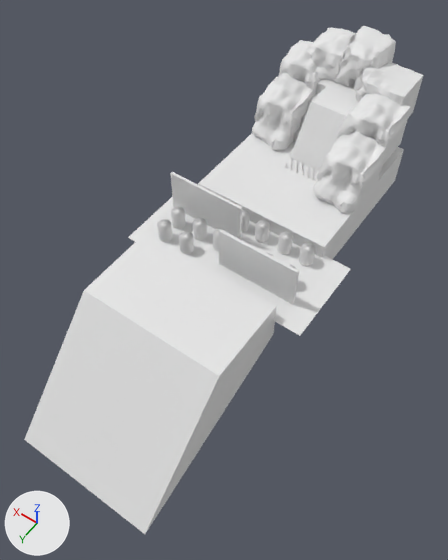
One commit to the Blender file homeisland.blend: the scene before it, then after it.
Rendered twice from a 50 mm lens placed at (-9.6, 22.6, 18.2), pointed at (0.3, 8.8, -3.4). The axes (+X, +Y, +Z) are drawn at lower left. The lights are the same throughout.
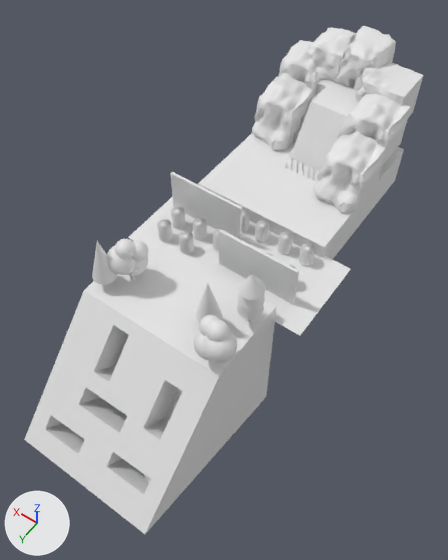
The change, as a diff of the scene's bpy script:
```diff
--- a/homeisland.blend.py
+++ b/homeisland.blend.py
@@ me_cube_013 @@
 # used by ob_cube_013; location = (0.18, 11.9, -2.3); scale = (3.28, 1.88, 1.0)
-me_cube_013.from_pydata(...)  # 8 vertices, 6 faces; spans x -1.0..1.0, y -1.0..3.6, z -4.07..1.0
+me_cube_013.from_pydata(...)  # 66 vertices, 52 faces; spans x -1.0..1.0, y -1.0..3.6, z -6.48..1.0
+# me_cube_013 part 1
+# 2 vertices are removed from x -1.0..1.0, y -1.0, z -1.0
+# 5 faces are deleted
+# 49 vertices are added at x -1.0..1.0, y -1.0..3.23, z -6.48..0.6
+# 6 new vertices lie (0.24, 0.0, 0.0) away from vertices in x -0.68..0.21, y -0.29..2.26, z -3.61..0.6
+# 5 new vertices lie (0.0, 0.19, 0.35) away from vertices in x -0.78..-0.2, y 2.64..2.91, z -3.46..-2.93
+# 51 new faces join them
@@ ob_cone_022 @@
+ob_cone_022 = bpy.data.objects.new('Cone.022', me_cone_017.copy())  # the mesh of ob_cone_017
+ob_cone_022.location = (-2.63, 11.17, 1.09)
+ob_cone_022.scale = (0.5, 0.5, 0.4)
@@ ob_cone_021 @@
+ob_cone_021 = bpy.data.objects.new('Cone.021', me_cone_017.copy())  # the mesh of ob_cone_017
+ob_cone_021.location = (-2.63, 11.17, 0.67)
+ob_cone_021.scale = (0.5, 0.5, 0.6)
@@ ob_cone_020 @@
+ob_cone_020 = bpy.data.objects.new('Cone.020', me_cone_017.copy())  # the mesh of ob_cone_017
+ob_cone_020.location = (-2.63, 11.17, 0.49)
+ob_cone_020.scale = (0.5, 0.5, 1.0)
@@ ob_sphere_007 @@
+ob_sphere_007 = bpy.data.objects.new('Sphere.007', me_sphere_007)  # a UV sphere (32 segments, 16 rings, poles along z) spanning x -1.0..1.0, y -1.0..1.0, z -1.0..1.0
+ob_sphere_007.location = (-2.83, 13.39, 0.0)
+ob_sphere_007.rotation_euler = (0.0, 0.0, 1.872)  # degrees (0, 0, 107)
+ob_sphere_007.scale = (0.6, 0.6, 0.6)
@@ ob_sphere_006 @@
+ob_sphere_006 = bpy.data.objects.new('Sphere.006', me_sphere_007.copy())
+ob_sphere_006.location = (-2.43, 13.35, -0.31)
+ob_sphere_006.rotation_euler = (0.0, 0.0, 1.872)  # degrees (0, 0, 107)
+ob_sphere_006.scale = (0.6, 0.6, 0.6)
@@ ob_sphere_005 @@
+ob_sphere_005 = bpy.data.objects.new('Sphere.005', me_sphere_007.copy())
+ob_sphere_005.location = (-2.26, 13.12, 0.33)
+ob_sphere_005.rotation_euler = (0.0, 0.0, 1.872)  # degrees (0, 0, 107)
+ob_sphere_005.scale = (0.4, 0.4, 0.4)
@@ ob_sphere_004 @@
+ob_sphere_004 = bpy.data.objects.new('Sphere.004', me_sphere_007.copy())
+ob_sphere_004.location = (-2.67, 13.27, 0.57)
+ob_sphere_004.rotation_euler = (0.0, 0.0, 1.872)  # degrees (0, 0, 107)
+ob_sphere_004.scale = (0.4, 0.4, 0.4)
@@ ob_cone_019 @@
+ob_cone_019 = bpy.data.objects.new('Cone.019', me_cone_017.copy())  # the mesh of ob_cone_017
+ob_cone_019.location = (2.95, 12.98, 0.27)
+ob_cone_019.scale = (0.5, 0.5, 1.0)
@@ ob_cylinder_016 @@
+ob_cylinder_016 = bpy.data.objects.new('Cylinder.016', me_cylinder_016)  # a 32-sided cylinder along z spanning x -1.0..1.0, y -1.0..1.0, z -1.0..1.0
+ob_cylinder_016.location = (2.97, 12.99, -0.56)
+ob_cylinder_016.scale = (0.1, 0.1, 1.0)
@@ ob_sphere_003 @@
+ob_sphere_003 = bpy.data.objects.new('Sphere.003', me_sphere_007.copy())
+ob_sphere_003.location = (2.28, 12.31, 0.57)
+ob_sphere_003.scale = (0.4, 0.4, 0.4)
@@ ob_sphere_002 @@
+ob_sphere_002 = bpy.data.objects.new('Sphere.002', me_sphere_007.copy())
+ob_sphere_002.location = (2.01, 11.96, 0.33)
+ob_sphere_002.scale = (0.4, 0.4, 0.4)
@@ ob_sphere_001 @@
+ob_sphere_001 = bpy.data.objects.new('Sphere.001', me_sphere_007.copy())
+ob_sphere_001.location = (2.28, 12.06, -0.31)
+ob_sphere_001.scale = (0.6, 0.6, 0.6)
@@ ob_sphere @@
+ob_sphere = bpy.data.objects.new('Sphere', me_sphere_007.copy())
+ob_sphere.location = (2.43, 12.42, 0.0)
+ob_sphere.scale = (0.6, 0.6, 0.6)
@@ ob_cone_018 @@
+ob_cone_018 = bpy.data.objects.new('Cone.018', me_cone_017.copy())  # the mesh of ob_cone_017
+ob_cone_018.location = (-1.5, 12.23, 0.27)
+ob_cone_018.scale = (0.5, 0.5, 1.0)
```

Location of each change, (x1, y1, x2, y2) in pixels of the pictures (448 x 560 px):
'Sphere.007', added: after (202, 331, 237, 363)
'Cone.019', added: after (92, 241, 118, 284)
'Cone.022', added: after (237, 274, 266, 300)
'Cone.018', added: after (195, 284, 222, 323)
'Sphere', added: after (107, 246, 136, 275)
'Sphere.004', added: after (206, 320, 229, 342)
'Sphere.003', added: after (115, 239, 135, 259)
'Cone.021', added: after (237, 294, 265, 310)
'Sphere.002', added: after (132, 240, 148, 262)
'Cone.020', added: after (237, 303, 264, 319)
'Sphere.006', added: after (194, 331, 211, 361)
'Sphere.005', added: after (199, 315, 220, 336)
'Sphere.001', added: after (127, 256, 148, 276)
part 1 of me_cube_013, built on: (43, 312, 273, 534) in both
